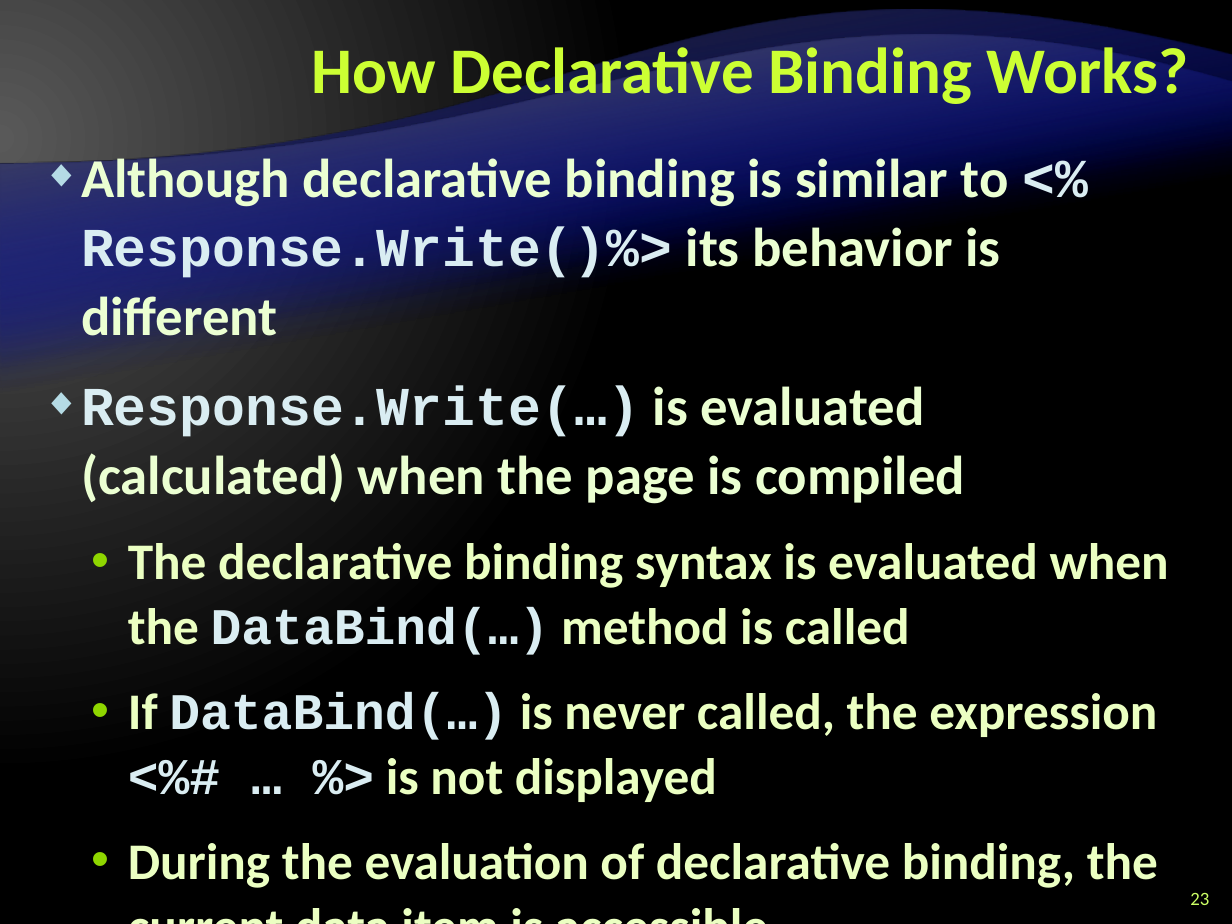
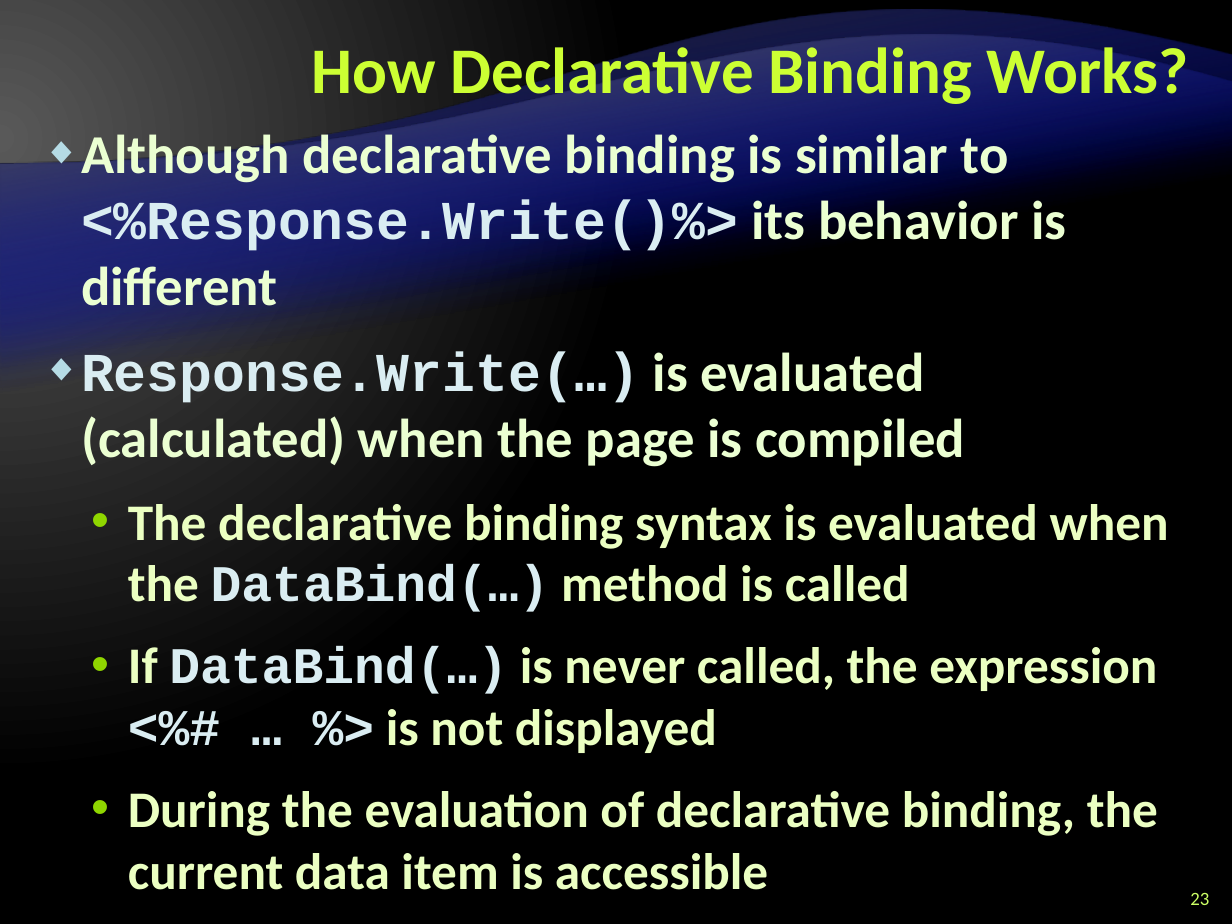
Before and after one commit to Graveheart/aspnetcourse, a slide deck: slide 23 of 2010/lectures/9. ASP.NET-Data-Binding.pptx. Drawn at 1232x924 pixels with LibreOffice and Linux fonts; fonts in the diff are those of the drawing; background and template pictures are left out. Boxes give left, top, right and bottom in pixels: in the first picture for what was removed or moved away, otherwise in the second. Text is boxed around its words. In the diff, an @@ line names an element or a change of style, - is before the commit and + after.

Commit message:
fixing the data binding lecture

```diff
--- a/2010/lectures/9. ASP.NET-Data-Binding.pptx
+++ b/2010/lectures/9. ASP.NET-Data-Binding.pptx
@@ text "Although declarative binding is similar ...": place and size @@
-text "Although declarative binding is similar ..." at [81,151,1169,888]
+text "Although declarative binding is similar ..." at [81,128,1169,890]
@@ text at [81,128,1066,318]: text changed @@
-◆ Although declarative binding is similar to <% Response.Write()%> its behavior is different
+◆ Although declarative binding is similar to <%Response.Write()%> its behavior is different
@@ text at [81,352,1169,890]: line spacing 1.05 to 1 @@
```
Also in this commit, not shown: 17 other slides changed.
